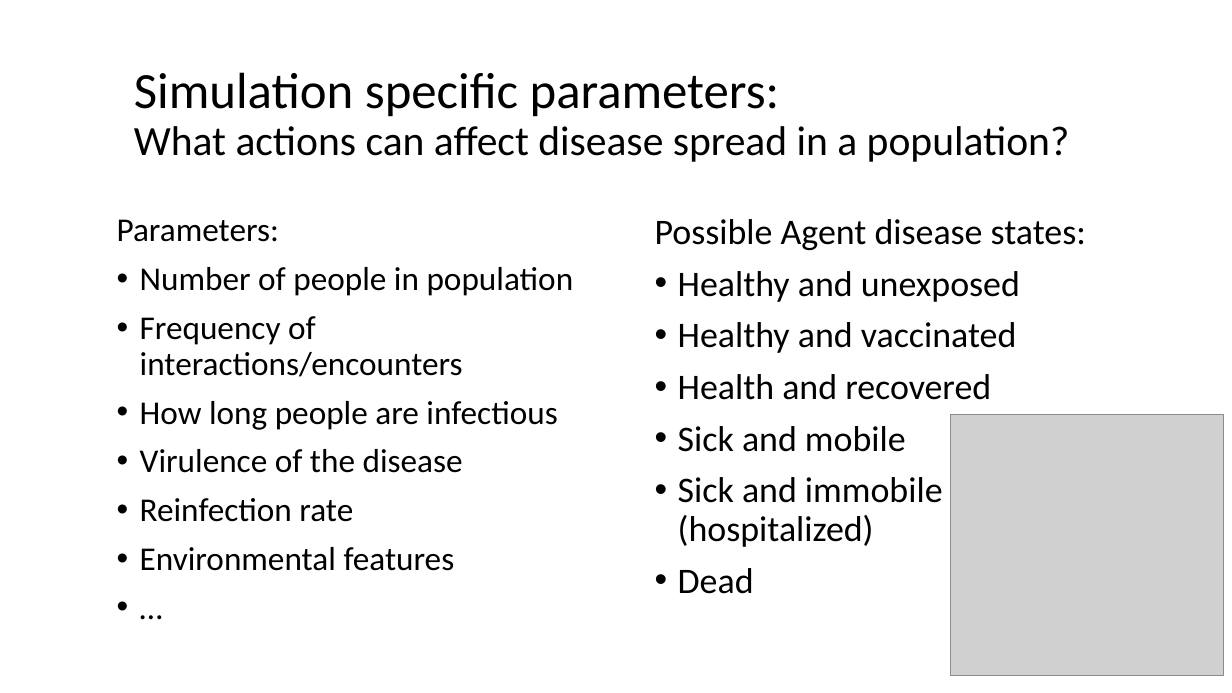
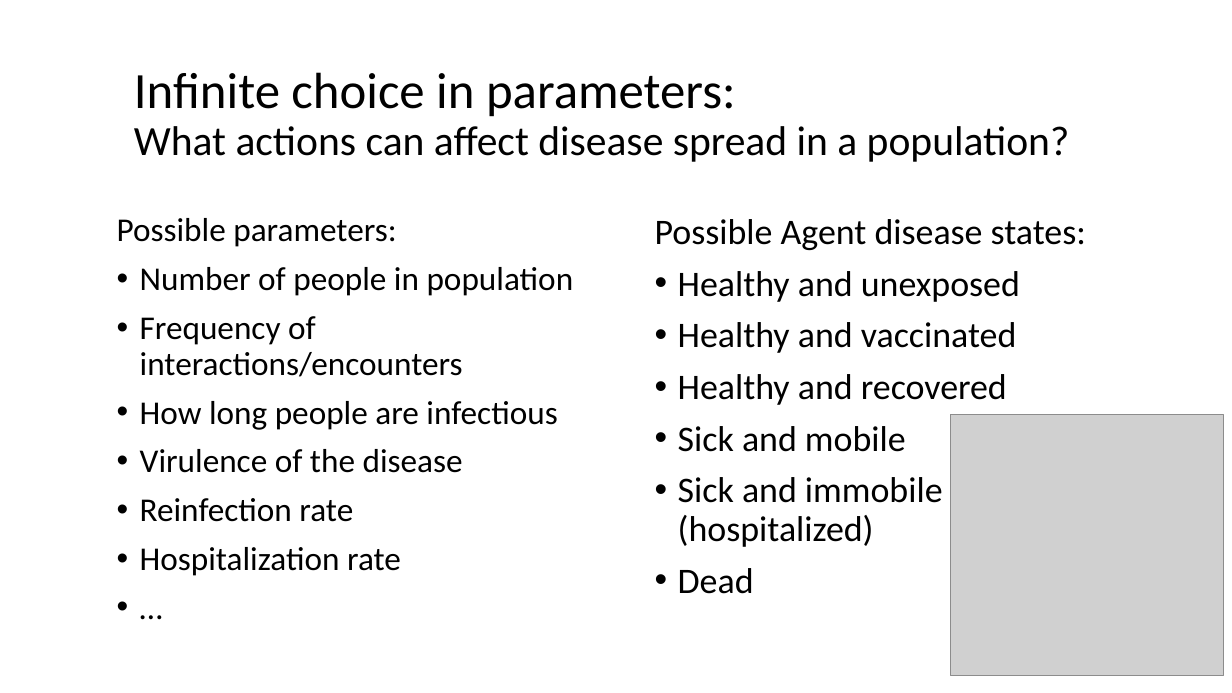
Before and after one commit to keklarup/VirusSpread, a slide deck: slide 5 of ABMpresentationCompressed.pptx. Drawn at 1232x693 pixels with LibreOffice and Linux fonts; fonts in the diff are those of the drawing; grey boxes stand for pictures. Boxes give left, top, right and bottom in pixels: in the first picture for what was removed or moved away, otherwise in the second. Text is boxed around its words. In the diff, an @@ line names an element or a change of style, - is before the commit and + after.

```diff
--- a/ABMpresentationCompressed.pptx
+++ b/ABMpresentationCompressed.pptx
@@ title at [134,72,1070,162]: text changed @@
-Simulation specific parameters:
-What actions can affect disease spread in a population?
+Infinite choice in parameters:
+What actions can affect disease spread in a population?
@@ text at [117,218,396,247]: text changed @@
-Parameters:
+Possible parameters:
@@ text at [678,374,1007,405]: text changed @@
-• Health and recovered
+• Healthy and recovered
@@ text at [140,547,401,576]: text changed @@
-• Environmental features
+• Hospitalization rate
```
Also in this commit, not shown: 10 other slides changed, 4 other files.
